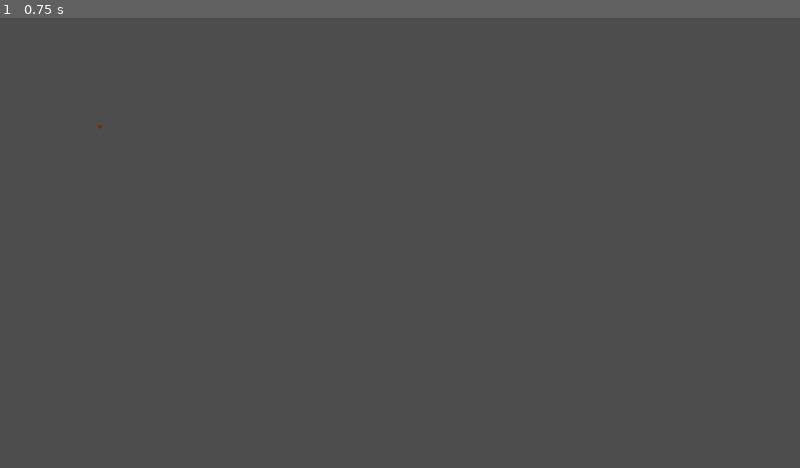
Above: before the commit, frame 1.
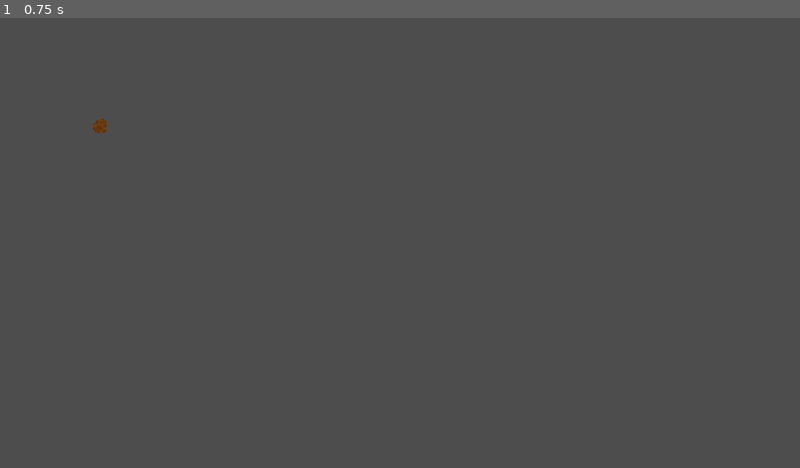
Above: after the commit, the same moment.

Repository: Birb-Games/gmtk-2025
Game: Godot game, scene res://scenes/asteroid_field.tscn
Two runs of this game, one before a commit and one after it. Both use one fixed random seed, a clock stepped at 60 frames per second and the inputs below. This scene is started directly instead of the project's main scene.
Inputs (mouse positions are in pixels of both pictures, inside the frame that each line leads up to):
- Up to frame 1 (0.75 s): tap Enter at 0.5 s; move the mouse to (576, 220) at 0.52 s; press the mouse at (576, 220) at 0.53 s; hold Right (right) from 0.53 s (still down)

The runs differ from the first frame. In frame 1, less than 0.1% of the frame differs, in the area x 11-14%, y 22-26%.
Error in both runs: Attempt to call function 'get_total_gravity_force' in base 'null instance' on a null instance. (res://scripts/space_object.gd:25)

Commit message:
change scale of asteroids in asteroid field

Diff:
--- a/scripts/asteroid_field_generator.gd
+++ b/scripts/asteroid_field_generator.gd
@@ -12,7 +12,7 @@
 		var angle: float = randf() * 2.0 * PI
 		var distance_from_sun: float = randf_range(inner_radius, outer_radius)
 		asteroid.position = Vector2(cos(angle), sin(angle)) * distance_from_sun
-		var asteroid_scale = randf_range(0.1, 0.5)
+		var asteroid_scale = randf_range(0.8, 1.2)
 		asteroid.scale = Vector2(asteroid_scale, asteroid_scale)
 
 		add_child(asteroid)
